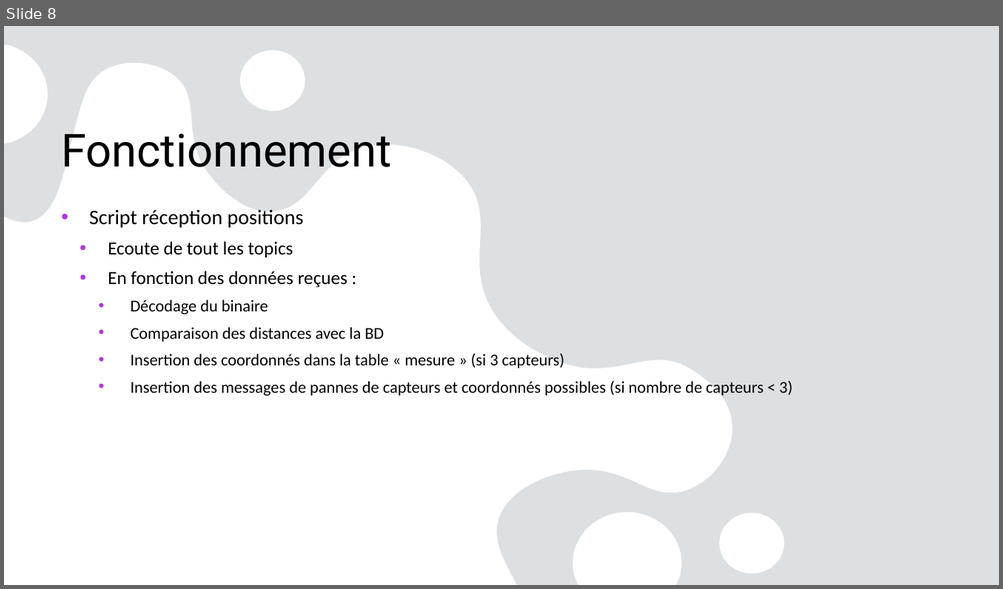
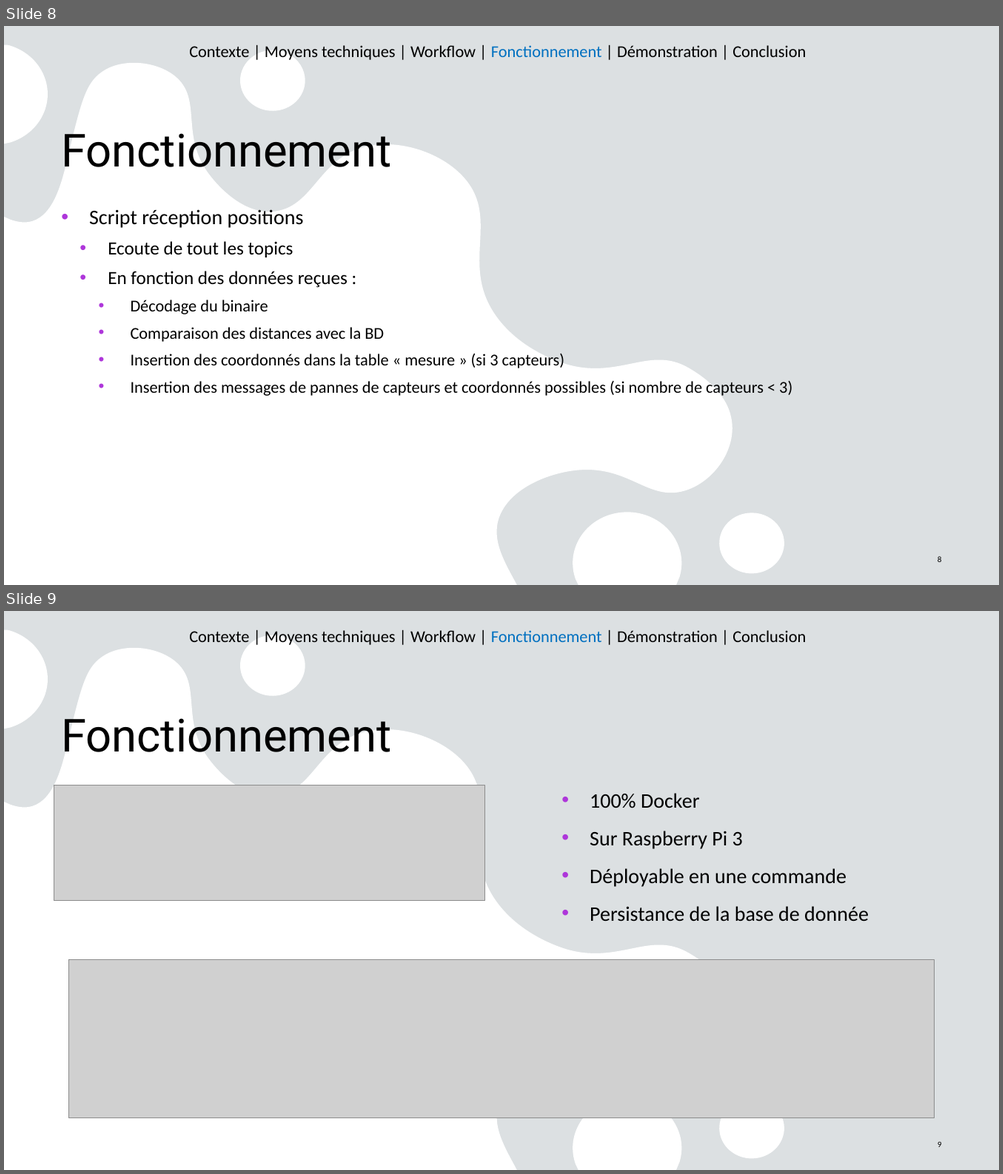
Before and after one commit to lberjaud/SAE24, a slide deck: Diagram/SAE24 Présentation.pptx. Shown one above the other, each under a label of ours: slide 8 before the commit, slides 8 and 9 after it. The pictures are 1003x589 and 1003x1174 pixels, drawn with LibreOffice and Linux fonts; fonts in the diff are those of the drawing; grey boxes stand for pictures. Boxes give left, top, right and bottom in pixels: in the first picture for what was removed or moved away, otherwise in the second. Text is boxed around its words. In the diff, an @@ line names an element or a change of style, - is before the commit and + after.

```diff
--- a/Diagram/SAE24 Présentation.pptx
+++ b/Diagram/SAE24 Présentation.pptx
@@ slide 9 added at (4,611,999,1170), background #E2E6E8; not listed: 2 template elements that a slide beside it also shows @@
@@ text added at (189,630,805,645), 16 pt, text #000000 @@
+Contexte | Moyens techniques | Workflow | Fonctionnement | Démonstration | Conclusion
@@ title added at (61,718,391,752), 44 pt, text #000000 @@
+Fonctionnement
@@ picture added at (54,786,485,901) @@
@@ text added at (589,793,868,922), 20 pt, text #000000 @@
+• 100% Docker
+• Sur Raspberry Pi 3
+• Déployable en une commande
+• Persistance de la base de donnée
@@ picture added at (69,960,934,1119) @@
@@ page number added at (937,1142,942,1147), 8 pt, text #000000 @@
+9
@@ slide 8 changed as well @@
@@ text added at (189,45,805,60), 16 pt, text #000000 @@
+Contexte | Moyens techniques | Workflow | Fonctionnement | Démonstration | Conclusion
@@ page number added at (937,557,942,562), 8 pt, text #000000 @@
+8
```
Also in this commit, not shown: 8 other slides changed, 1 other slide added, 1 slide removed, 1 other file.
